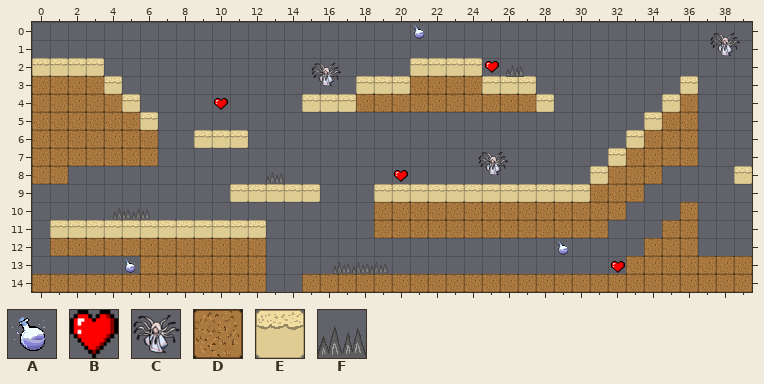
One commit to this Tiled map: assets/Map.tmx. The picture above is the old version.
Cells are 50x50 px. Shown: x 0..39, y 0..14.
Key: from "Final_sheet": A 0, B 4, C 5, D 28, E 29, F 30.
_ is an empty cell.
Objects are placed by their top-left corner, in cells (3,4 is the top-left corner of cell 3,4); size is 1x1 cell unless given.
Layer "ground3" before, first column x 0:
 0 ________________________________________
 1 ________________________________________
 2 EEEE_________________EEEE_______________
 3 DDDDE_____________EEEDDDDEEE________E___
 4 DDDDDE_________EEEDDDDDDDDDDE______ED___
 5 DDDDDDE___________________________EDD___
 6 DDDDDDD__EEE_____________________EDDD___
 7 DDDDDDD_________________________EDDDD___
 8 DD_____________________________EDDD____E
 9 ___________EEEEE___EEEEEEEEEEEEDDD______
10 ___________________DDDDDDDDDDDDDD___D___
11 _EEEEEEEEEEEE______DDDDDDDDDDDDD___DD___
12 _DDDDDDDDDDDD_____________________DDD___
13 ______DDDDDDD____________________DDDDDDD
14 DDDDDDDDDDDDD__DDDDDDDDDDDDDDDDDDDDDDDDD
Objects on layer "Object3" before:
A "Memory orbs" at 21,0.1
C "Ghost" at 37.7,0.4 size 1.6x1.6
B "Heart" at 25.2,2.2 size 0.8x0.7
F "Spikes" at 26.3,2
C "Ghost" at 15.5,2.1 size 1.6x1.6
B "Heart" at 10.1,4.2 size 0.8x0.7
C "Ghost" at 24.8,7.1 size 1.6x1.6
B "Heart" at 20.1,8.2 size 0.8x0.7
F "Spikes" at 13,8
F "Spikes" at 4.5,10
F "Spikes" at 5.5,10
A "Memory orbs" at 29,12.1
B "Heart" at 32.2,13.3 size 0.8x0.7
F "Spikes" at 17.8,13
F "Spikes" at 18.8,13
F "Spikes" at 16.7,13
A "Memory orbs" at 5,13
Now the later version:
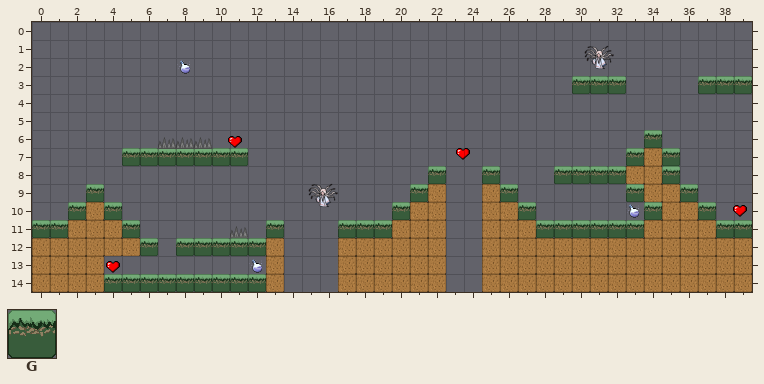
Further tiles: from "Final_sheet": G 26.
Tiles of an added or newly shown layer are drawn over the layers below it.
Changes in this commit:
Layer "ground2" (now shown):
Tile D now appears in row 9 at x 22, 25 and 34 to 35; in row 10 at x 3 and 35; in row 11 at x 2 to 4, 34 and 37; in row 12 at x 0, 13, 17 to 22, 25 to 33 and 37 to 39; in row 13 at x 0 to 3, 13, 17 to 22 and 25 to 32; in row 14 at x 13.
Tile G now appears in row 3 at x 30 to 32 and 37 to 39; in row 6 at x 34; in row 7 at x 5 to 11, 33 and 35; in row 8 at x 22, 25, 29 to 32 and 35; in row 9 at x 3, 21, 26, 33 and 36; in row 10 at x 2, 4, 20, 27, 34 and 37.
Tile G now appears in row 11 at x 0 to 1, 5, 13, 17 to 19, 28 to 33 and 38 to 39; in row 12 at x 6 and 8 to 12; in row 14 at x 4 to 12.
Layer "Object2" (now shown):
A new object: C "Ghost" at 30.7,1.2 size 1.6x1.6.
A new object: A "Memory orbs" at 8,2.
A new object: B "Heart" at 10.9,6.3 size 0.8x0.7.
A new object: F "Spikes" at 8,6.
A new object: F "Spikes" at 9,6.
A new object: F "Spikes" at 7,6.1.
A new object: B "Heart" at 23.6,7 size 0.8x0.7.
A new object: C "Ghost" at 15.3,8.8 size 1.6x1.6.
A new object: B "Heart" at 38.9,10.2 size 0.8x0.7.
A new object: A "Memory orbs" at 32.9,10.
A new object: F "Spikes" at 11,11.
A new object: B "Heart" at 4.1,13.3 size 0.8x0.7.
A new object: A "Memory orbs" at 12,13.
Layer "ground3" (now hidden):
The author cleared tile D in row 3 at x 0 to 3 and 21 to 24; in row 4 at x 0 to 4, 18 to 27 and 36; in row 5 at x 0 to 5 and 35 to 36; in row 6 at x 0 to 6 and 34 to 36; in row 7 at x 0 to 6, 33 and 35 to 36; in row 8 at x 0 to 1 and 32.
The author cleared tile D in row 9 at x 31 to 33; in row 10 at x 19 to 20, 23 to 24 and 27 to 32; in row 11 at x 19, 23 to 24 and 28 to 31; in rows 12 to 13 at x 6 to 12; in row 14 at x 4 to 12, 15 to 16 and 23 to 24.
The author cleared tile E in row 2 at x 0 to 3 and 21 to 24; in row 3 at x 4, 18 to 20, 25 to 27 and 36; in row 4 at x 5, 15 to 17, 28 and 35; in row 5 at x 6 and 34; in row 6 at x 9 to 11 and 33; in row 7 at x 32.
The author cleared tile E in row 8 at x 31 and 39; in row 9 at x 11 to 15 and 19 to 30; in row 11 at x 1 to 12.
Layer "Object3" (now hidden):
Object A "Memory orbs" at 21,0.1 is removed.
Object C "Ghost" at 37.7,0.4 size 1.6x1.6 is removed.
Object B "Heart" at 25.2,2.2 size 0.8x0.7 is removed.
Object F "Spikes" at 26.3,2 is removed.
Object C "Ghost" at 15.5,2.1 size 1.6x1.6 is removed.
Object B "Heart" at 10.1,4.2 size 0.8x0.7 is removed.
Object C "Ghost" at 24.8,7.1 size 1.6x1.6 is removed.
Object B "Heart" at 20.1,8.2 size 0.8x0.7 is removed.
Object F "Spikes" at 13,8 is removed.
Object F "Spikes" at 4.5,10 is removed.
Object F "Spikes" at 5.5,10 is removed.
Object A "Memory orbs" at 29,12.1 is removed.
Object B "Heart" at 32.2,13.3 size 0.8x0.7 is removed.
Object F "Spikes" at 17.8,13 is removed.
Object F "Spikes" at 18.8,13 is removed.
Object F "Spikes" at 16.7,13 is removed.
Object A "Memory orbs" at 5,13 is removed.
Pixel boxes of the changes (left, top, right, bottom) in both pictures:
changed: (32, 25, 752, 292)
